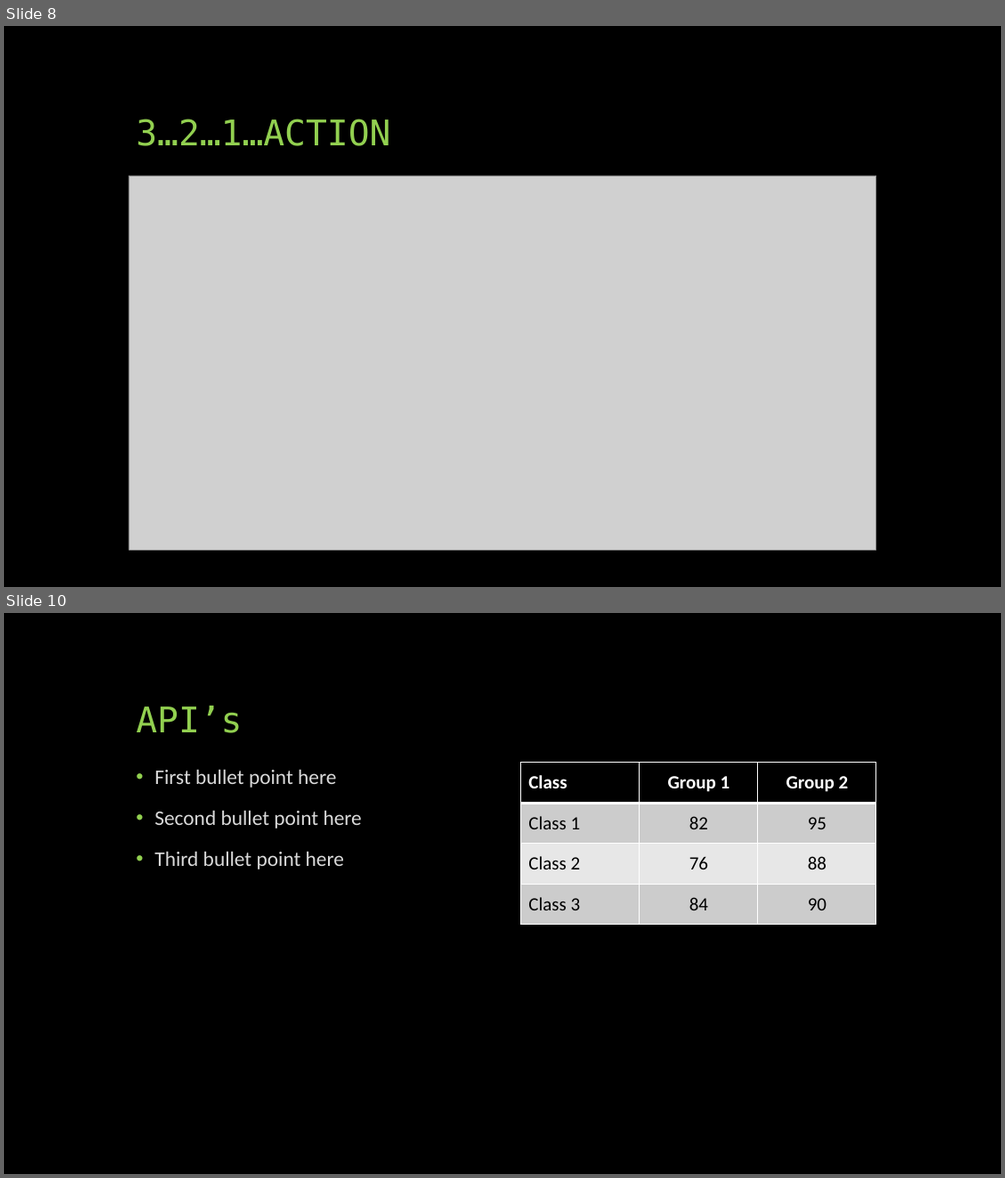
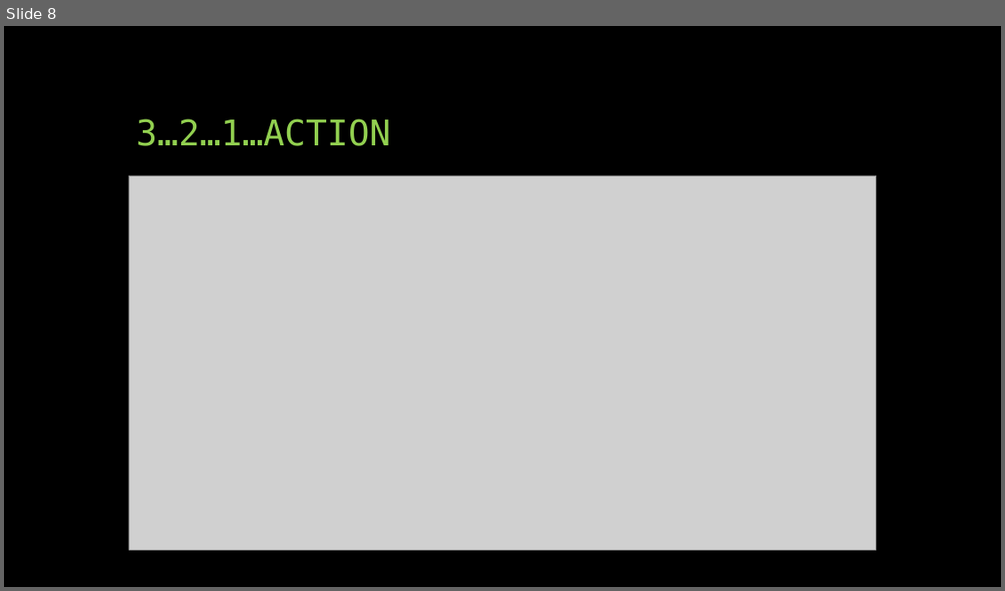
Before and after one commit to jcutrono/leanledger, a slide deck: Unmasking Blockchain.pptx. Shown one above the other, each under a label of ours: slides 8 and 10 before the commit, slide 8 after it; the slides between them are not shown. The pictures are 1005x1178 and 1005x591 pixels, drawn with LibreOffice and Linux fonts; fonts in the diff are those of the drawing; grey boxes stand for pictures. Boxes give left, top, right and bottom in pixels: in the first picture for what was removed or moved away, otherwise in the second. Text is boxed around its words. In the diff, an @@ line names an element or a change of style, - is before the commit and + after.

```diff
--- a/Unmasking Blockchain.pptx
+++ b/Unmasking Blockchain.pptx
@@ slide 10 removed at (4, 613, 1001, 1174), background #000000 @@
@@ title removed at (136, 706, 242, 733) @@
-API’s
@@ text removed at (154, 769, 362, 869) @@
-• First bullet point here
-• Second bullet point here
-• Third bullet point here
@@ table removed at (521, 763, 876, 925), 4 rows, 3 columns @@
-Class | Group 1 | Group 2
-Class 1 | 82 | 95
-Class 2 | 76 | 88
-Class 3 | 84 | 90
```
Also in this commit, not shown: 1 slide changed, 8 slides added, 5 other slides removed, 1 other file.
